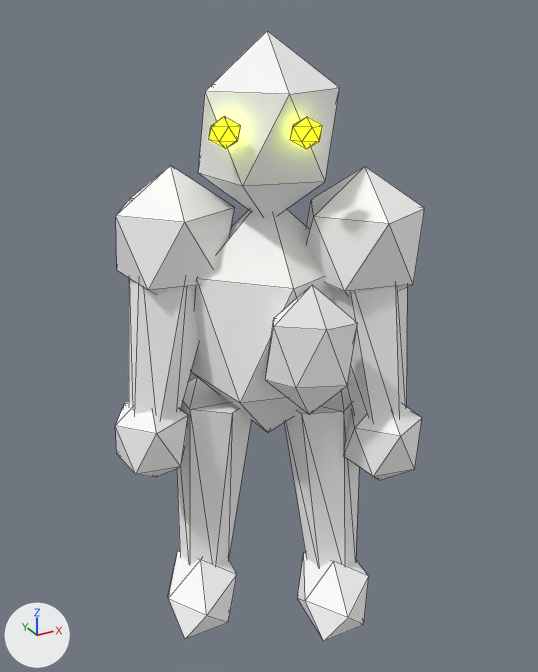
Two versions of the glTF model GameData/Visuals/DemonFighter/zombie.glb, one commit apart.
Rendered twice from a camera (50 mm lens) standing at (1.21, -3.27, 3.44) and looking at (3.0, -0.02, 1.82). The axes (+X, +Y, +Z) are drawn at lower left. The lights are the same throughout. The older version comes first. Mesh edges are drawn as thin lines. Where no turn or scale is listed for an object, it has been applied to the vertices.

Objects in the first picture: 'Arm.008', 'Arm.009', 'Boot.006', 'Boot.007', 'Exposed wound', 'Eye.014', 'Eye.015', 'Hand.006', 'Hand.007', 'Head.007', 'Leg.014', 'Leg.015', 'Shoulder.006', 'Shoulder.007', 'Torso.003'.
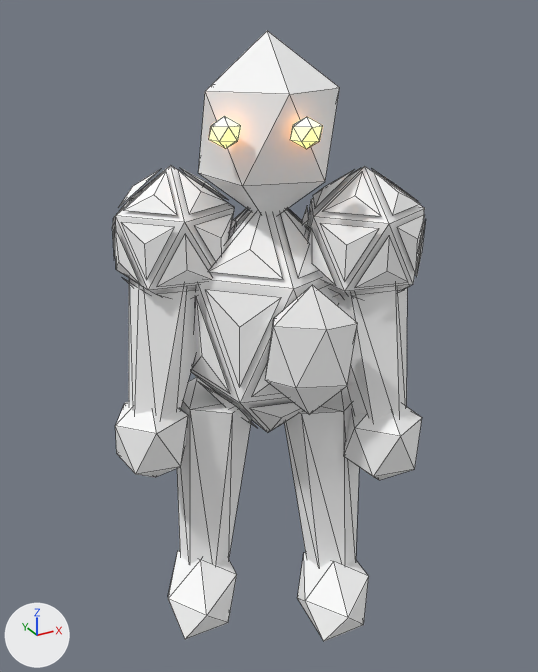
Where the change shows, as pixel boxes [x1, y1, x2, y2] in the pictures (538 x 672 px):
'Torso.003', surface changed
    both: [191, 209, 328, 432]
'Head.007', surface changed
    both: [204, 91, 327, 216]
'Shoulder.007', surface changed (darker)
    both: [307, 167, 424, 296]
'Shoulder.006', surface changed (darker)
    both: [116, 165, 234, 294]
'Layered Torso.003', added
    after: [192, 208, 338, 431]
'Layered Shoulder.006', added
    after: [112, 168, 236, 298]
'Layered Shoulder.007', added
    after: [301, 168, 426, 299]
'Eye.015', recoloured (lighter)
    both: [290, 117, 323, 149]
'Eye.014', recoloured (lighter)
    both: [209, 116, 241, 149]

The change in detail:
In material 'Old bone' (mat_old_bone), roughness goes from 0.8 to 0.88.
Material 'Sulfur fire' (mat_sulfur_fire) changes colour from yellow #e7ff10 to white #ffffff; in linear values from (0.8, 1.0, 0.005) to (1.0, 1.0, 1.0).
In material 'Sulfur fire' (mat_sulfur_fire), emission_color goes from (0.8, 1.0, 0.005) (yellow #e7ff10) to (1.0, 0.37, 0.045) (orange #ffa43c).
Mesh me_layered_shoulder_007 is new.
It has 80 vertices, 60 faces and spans x 3.095..3.736, y -0.555..0.075, z 1.987..2.713.
It uses material mat_old_bone (white #ffffff).
Mesh me_layered_shoulder_006 is new.
It has 80 vertices, 60 faces and spans x 2.264..2.905, y -0.075..0.555, z 1.987..2.713.
It uses material mat_old_bone (white #ffffff).
Mesh me_layered_torso_003 is new.
It has 80 vertices, 60 faces and spans x 2.583..3.417, y -0.383..0.383, z 1.245..2.555.
It uses material mat_old_bone (white #ffffff).
Object 'Layered Shoulder.007' (ob_layered_shoulder_007) is new; it shows me_layered_shoulder_007.
Its location is (0.0, 0.0, 0.0).
Object 'Layered Shoulder.006' (ob_layered_shoulder_006) is new; it shows me_layered_shoulder_006.
Its location is (0.0, 0.0, 0.0).
Object 'Layered Torso.003' (ob_layered_torso_003) is new; it shows me_layered_torso_003.
Its location is (0.0, 0.0, 0.0).
